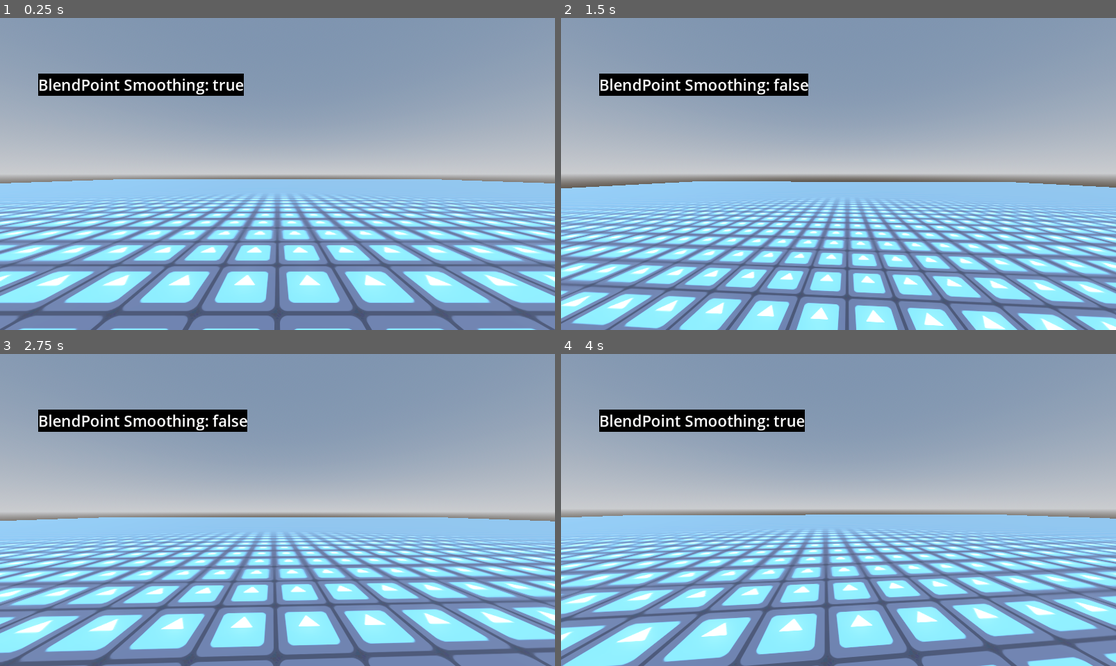
Above: before the commit, frames 1-4 (two rows, left to right).
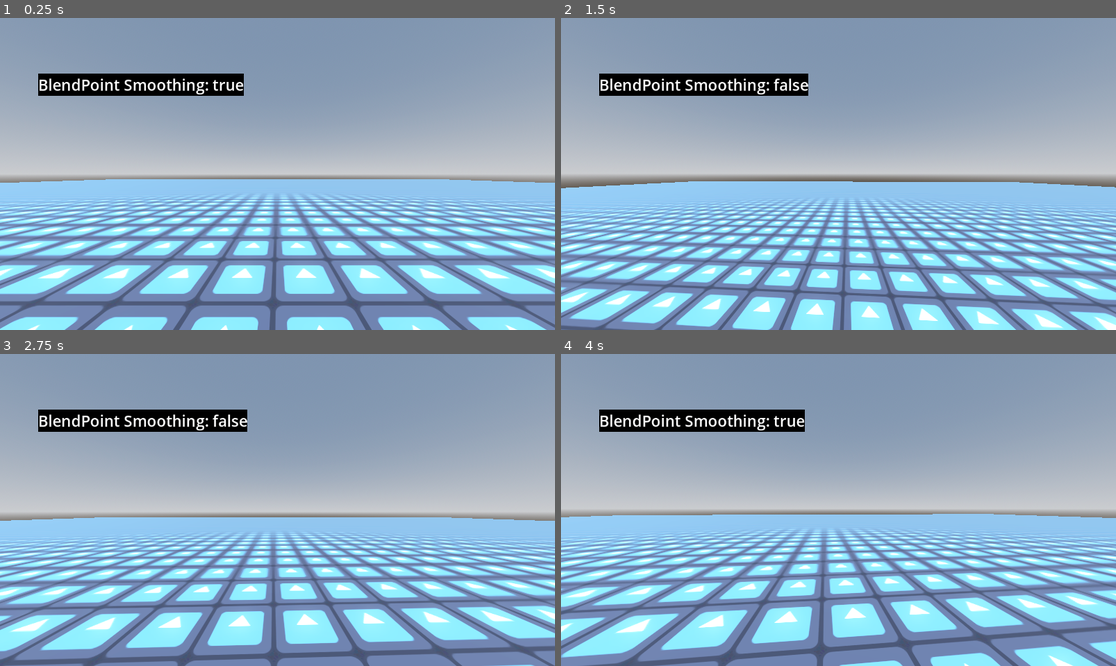
Above: after the commit, the same moments.

Repository: ZeEndy/BlendSpace-BlendPoint-Smoothing-Demo
Game: Godot game, scene res://Level.tscn
The game is run twice, just before and just after one commit, with the same random seed, the same clock (stepped at 60 frames per second) and the same inputs. The engine's default icon, where the game draws it, is replaced by a stand-in: a white triangle on a blue panel in a dark square.
Inputs (mouse positions are in pixels of both pictures, inside the frame that each line leads up to):
- Up to frame 1 (0.25 s): no input
- Up to frame 2 (1.5 s): tap Enter (ui_accept) at 0.5, 0.77 s; move the mouse to (866, 174) at 0.52 s; hold F (SLOWMO) 0.53-1.28 s; hold W (UP) from 0.53 s (still down); move the mouse to (810, 174) at 1.27 s; tap Tab (SWITCHMODE) at 1.35 s
- Up to frame 3 (2.75 s): keep holding W (UP); tap Enter (ui_accept) at 1.52 s; move the mouse to (288, 503) at 2.02 s; hold Shift (WALK) from 2.03 s (still down)
- Up to frame 4 (4 s): keep holding W (UP); move the mouse to (832, 516) at 2.77 s; release Shift (WALK) at 2.78 s; tap F (SLOWMO) at 2.85 s; tap Enter (ui_accept) at 3.02, 3.77 s; move the mouse to (877, 513) at 3.52 s; tap Tab (SWITCHMODE) at 3.6 s

The runs differ from the first frame. In frame 1, 28% of the frame differs, in the area x 0-100%, y 51-100%; in frame 2, 24%; in frame 3, 16%; in frame 4, 28%.
Error after the commit: Invalid assignment of property or key 'use_velocity_limit' with value of type 'bool' on a base object of type 'AnimationNodeBlendSpace2D'. (res://AnimTree.gd:2…

Commit message:
I hate this editor with a passion. UI/UX nightmare

Diff:
--- a/AnimTree.gd
+++ b/AnimTree.gd
@@ -6,29 +6,38 @@
 @onready var BlendSpace : AnimationNodeBlendSpace2D = tree_root.get_node("GroundedMovement")
 @onready var SmoothingText : Label = get_node("Control/Label")
 
-#func _ready() -> void:
-	#print(get_property_list())
+var AnimFPS=25.0
+var IntCounter=0.0
+var speed_scale = 1.0
+
 
 func _process(delta: float) -> void:
 	var XZSpeed=Vector2(Player.velocity.x,-Player.velocity.z).rotated(-Player.Body.global_rotation.y)
 
+	if callback_mode_process==ANIMATION_CALLBACK_MODE_PROCESS_MANUAL:
+		IntCounter+=delta
+		if IntCounter>1.0/AnimFPS:
+			call_deferred("advance",IntCounter)
+			IntCounter=0.0
 
-	var TargetSpeedScale=0.01
 
 	if Input.is_action_just_pressed("SWITCHMODE"):
 		SmoothingMode=!SmoothingMode
 	SmoothingText.text = "BlendPoint Smoothing: "+str(SmoothingMode)
-	#if SmoothingMode:
-		#BlendSpace.velocity_limit=2.5
-	#else:
-		#BlendSpace.velocity_limit=0.0
+	if SmoothingMode:
+		BlendSpace.use_velocity_limit=true
+	else:
+		BlendSpace.use_velocity_limit=false
 	self["parameters/GroundedMovement/blend_position"]=ExpDecay(self["parameters/GroundedMovement/blend_position"],XZSpeed/Player.WALK_SPEED,20,delta)
 
-	if RootSpeed>0.0 && self["parameters/SpeedScale/scale"] > 0: # check if really needs to be applied
-		TargetSpeedScale = max(XZSpeed.length(),0.01)/max(RootSpeed,0.01)#get the difference
-	self["parameters/SpeedScale/scale"] = lerp(self["parameters/SpeedScale/scale"],TargetSpeedScale,Engine.get_physics_interpolation_fraction()) # interpolate to compensate for physics tik rate
-	if self["parameters/SpeedScale/scale"]==NAN || self["parameters/SpeedScale/scale"]==INF: # incase it some how devides by zero even if it shouldn't
-		self["parameters/SpeedScale/scale"] = 1.0
+
+	var TargetSpeedScale=0.01
+	TargetSpeedScale = max(XZSpeed.length(),0.01)/max(RootSpeed,0.01)#get the difference
+	speed_scale = lerp(speed_scale,TargetSpeedScale,Engine.get_physics_interpolation_fraction()) # interpolate to compensate for physics tik rate
+	if speed_scale==NAN || speed_scale==INF: # incase it some how devides by zero even if it shouldn't
+		speed_scale = 1.0
+	for i in 11:
+		self["parameters/GroundedMovement/"+str(i+1)+"/TimeScale/scale"]=speed_scale
 
 static func ExpDecay(a,b,decay : float,dt : float):
 	if typeof(a)==TYPE_BASIS:
--- a/Character.tscn
+++ b/Character.tscn
@@ -9,104 +9,219 @@
 radius = 0.35
 height = 1.75
 
-[sub_resource type="AnimationNodeAnimation" id="AnimationNodeAnimation_8tn2x"]
-animation = &"Jog Strafe Left"
-
-[sub_resource type="AnimationNodeAnimation" id="AnimationNodeAnimation_aq4fw"]
-animation = &"Jog Strafe Right"
-
-[sub_resource type="AnimationNodeAnimation" id="AnimationNodeAnimation_ivycn"]
-animation = &"Jog Forward Left"
-
-[sub_resource type="AnimationNodeAnimation" id="AnimationNodeAnimation_qs82m"]
-animation = &"Jog Backward Right"
-
-[sub_resource type="AnimationNodeAnimation" id="AnimationNodeAnimation_c4vo5"]
-animation = &"Jog Backward Left"
-
-[sub_resource type="AnimationNodeAnimation" id="AnimationNodeAnimation_q1uvj"]
-animation = &"Jog Forward"
-
 [sub_resource type="AnimationNodeAnimation" id="AnimationNodeAnimation_njov2"]
 animation = &"Stand Idle"
 
-[sub_resource type="AnimationNodeAnimation" id="AnimationNodeAnimation_2au82"]
+[sub_resource type="AnimationNodeAnimation" id="AnimationNodeAnimation_0var5"]
+animation = &"Jog Forward Right"
+
+[sub_resource type="AnimationNodeTimeScale" id="AnimationNodeTimeScale_36d8b"]
+
+[sub_resource type="AnimationNodeBlendTree" id="AnimationNodeBlendTree_rbaxm"]
+graph_offset = Vector2(-337, 104)
+nodes/TimeScale/node = SubResource("AnimationNodeTimeScale_36d8b")
+nodes/TimeScale/position = Vector2(100, 180)
+nodes/Animation/node = SubResource("AnimationNodeAnimation_0var5")
+nodes/Animation/position = Vector2(-121, 210)
+node_connections = [&"output", 0, &"TimeScale", &"TimeScale", 0, &"Animation"]
+
+[sub_resource type="AnimationNodeAnimation" id="AnimationNodeAnimation_cxxw8"]
+animation = &"Walk Right"
+
+[sub_resource type="AnimationNodeTimeScale" id="AnimationNodeTimeScale_e24yd"]
+
+[sub_resource type="AnimationNodeBlendTree" id="AnimationNodeBlendTree_5gddd"]
+graph_offset = Vector2(-573, 82)
+nodes/TimeScale/node = SubResource("AnimationNodeTimeScale_e24yd")
+nodes/TimeScale/position = Vector2(120, 140)
+nodes/Animation/node = SubResource("AnimationNodeAnimation_cxxw8")
+nodes/Animation/position = Vector2(-80, 140)
+node_connections = [&"output", 0, &"TimeScale", &"TimeScale", 0, &"Animation"]
+
+[sub_resource type="AnimationNodeAnimation" id="AnimationNodeAnimation_o6gdn"]
+animation = &"Walk Forward"
+
+[sub_resource type="AnimationNodeTimeScale" id="AnimationNodeTimeScale_kx406"]
+
+[sub_resource type="AnimationNodeBlendTree" id="AnimationNodeBlendTree_b014i"]
+graph_offset = Vector2(-339, 53)
+nodes/TimeScale/node = SubResource("AnimationNodeTimeScale_kx406")
+nodes/TimeScale/position = Vector2(100, 140)
+nodes/Animation/node = SubResource("AnimationNodeAnimation_o6gdn")
+nodes/Animation/position = Vector2(-80, 140)
+node_connections = [&"output", 0, &"TimeScale", &"TimeScale", 0, &"Animation"]
+
+[sub_resource type="AnimationNodeAnimation" id="AnimationNodeAnimation_kxv2x"]
+animation = &"Walk Backward"
+
+[sub_resource type="AnimationNodeTimeScale" id="AnimationNodeTimeScale_k17t1"]
+
+[sub_resource type="AnimationNodeBlendTree" id="AnimationNodeBlendTree_0var5"]
+graph_offset = Vector2(-385, 106)
+nodes/TimeScale/node = SubResource("AnimationNodeTimeScale_k17t1")
+nodes/TimeScale/position = Vector2(132, 163)
+nodes/Animation/node = SubResource("AnimationNodeAnimation_kxv2x")
+nodes/Animation/position = Vector2(-60, 180)
+node_connections = [&"output", 0, &"TimeScale", &"TimeScale", 0, &"Animation"]
+
+[sub_resource type="AnimationNodeAnimation" id="AnimationNodeAnimation_i2jby"]
+animation = &"Jog Forward"
+
+[sub_resource type="AnimationNodeTimeScale" id="AnimationNodeTimeScale_i8md4"]
+
+[sub_resource type="AnimationNodeBlendTree" id="AnimationNodeBlendTree_7lurk"]
+graph_offset = Vector2(-311, 104)
+nodes/TimeScale/node = SubResource("AnimationNodeTimeScale_i8md4")
+nodes/TimeScale/position = Vector2(140, 140)
+nodes/Animation/node = SubResource("AnimationNodeAnimation_i2jby")
+nodes/Animation/position = Vector2(-40, 180)
+node_connections = [&"output", 0, &"TimeScale", &"TimeScale", 0, &"Animation"]
+
+[sub_resource type="AnimationNodeAnimation" id="AnimationNodeAnimation_bhy7r"]
+animation = &"Jog Forward Left"
+
+[sub_resource type="AnimationNodeTimeScale" id="AnimationNodeTimeScale_e3mem"]
+
+[sub_resource type="AnimationNodeBlendTree" id="AnimationNodeBlendTree_rcm65"]
+graph_offset = Vector2(-315, 29)
+nodes/TimeScale/node = SubResource("AnimationNodeTimeScale_e3mem")
+nodes/TimeScale/position = Vector2(120, 140)
+nodes/Animation/node = SubResource("AnimationNodeAnimation_bhy7r")
+nodes/Animation/position = Vector2(-140, 140)
+node_connections = [&"output", 0, &"TimeScale", &"TimeScale", 0, &"Animation"]
+
+[sub_resource type="AnimationNodeAnimation" id="AnimationNodeAnimation_mj5a2"]
+animation = &"Jog Strafe Right"
+
+[sub_resource type="AnimationNodeTimeScale" id="AnimationNodeTimeScale_iu5xb"]
+
+[sub_resource type="AnimationNodeBlendTree" id="AnimationNodeBlendTree_jfs23"]
+graph_offset = Vector2(-216, 51)
+nodes/TimeScale/node = SubResource("AnimationNodeTimeScale_iu5xb")
+nodes/TimeScale/position = Vector2(140, 140)
+nodes/Animation/node = SubResource("AnimationNodeAnimation_mj5a2")
+nodes/Animation/position = Vector2(-80, 160)
+node_connections = [&"output", 0, &"TimeScale", &"TimeScale", 0, &"Animation"]
+
+[sub_resource type="AnimationNodeAnimation" id="AnimationNodeAnimation_gh722"]
+animation = &"Jog Backward Right"
+
+[sub_resource type="AnimationNodeTimeScale" id="AnimationNodeTimeScale_k301r"]
+
+[sub_resource type="AnimationNodeBlendTree" id="AnimationNodeBlendTree_8wbt7"]
+graph_offset = Vector2(-401, 47)
+nodes/TimeScale/node = SubResource("AnimationNodeTimeScale_k301r")
+nodes/TimeScale/position = Vector2(120, 140)
+nodes/Animation/node = SubResource("AnimationNodeAnimation_gh722")
+nodes/Animation/position = Vector2(-100, 140)
+node_connections = [&"output", 0, &"TimeScale", &"TimeScale", 0, &"Animation"]
+
+[sub_resource type="AnimationNodeAnimation" id="AnimationNodeAnimation_jh1n3"]
 animation = &"Jog Backward"
 
-[sub_resource type="AnimationNodeAnimation" id="AnimationNodeAnimation_vwb7u"]
+[sub_resource type="AnimationNodeTimeScale" id="AnimationNodeTimeScale_ek3kl"]
+
+[sub_resource type="AnimationNodeBlendTree" id="AnimationNodeBlendTree_gw0m8"]
+graph_offset = Vector2(-359, -9)
+nodes/TimeScale/node = SubResource("AnimationNodeTimeScale_ek3kl")
+nodes/TimeScale/position = Vector2(120, 120)
+nodes/Animation/node = SubResource("AnimationNodeAnimation_jh1n3")
+nodes/Animation/position = Vector2(-100, 140)
+node_connections = [&"output", 0, &"TimeScale", &"TimeScale", 0, &"Animation"]
+
+[sub_resource type="AnimationNodeAnimation" id="AnimationNodeAnimation_atbvg"]
+animation = &"Jog Backward Left"
+
+[sub_resource type="AnimationNodeTimeScale" id="AnimationNodeTimeScale_cxxw8"]
+
+[sub_resource type="AnimationNodeBlendTree" id="AnimationNodeBlendTree_e24yd"]
+graph_offset = Vector2(-498, 24)
+nodes/TimeScale/node = SubResource("AnimationNodeTimeScale_cxxw8")
+nodes/TimeScale/position = Vector2(100, 160)
+nodes/Animation/node = SubResource("AnimationNodeAnimation_atbvg")
+nodes/Animation/position = Vector2(-120, 160)
+node_connections = [&"output", 0, &"TimeScale", &"TimeScale", 0, &"Animation"]
+
+[sub_resource type="AnimationNodeAnimation" id="AnimationNodeAnimation_5gddd"]
+animation = &"Jog Strafe Left"
+
+[sub_resource type="AnimationNodeTimeScale" id="AnimationNodeTimeScale_o6gdn"]
+
+[sub_resource type="AnimationNodeBlendTree" id="AnimationNodeBlendTree_kx406"]
+graph_offset = Vector2(-326, 18)
+nodes/TimeScale/node = SubResource("AnimationNodeTimeScale_o6gdn")
+nodes/TimeScale/position = Vector2(105.149, 153.065)
+nodes/Animation/node = SubResource("AnimationNodeAnimation_5gddd")
+nodes/Animation/position = Vector2(-100, 180)
+node_connections = [&"output", 0, &"TimeScale", &"TimeScale", 0, &"Animation"]
+
+[sub_resource type="AnimationNodeAnimation" id="AnimationNodeAnimation_b014i"]
 animation = &"Walk Left"
 
-[sub_resource type="AnimationNodeAnimation" id="AnimationNodeAnimation_cqdos"]
-animation = &"Walk Right"
-
-[sub_resource type="AnimationNodeAnimation" id="AnimationNodeAnimation_r6p7k"]
-animation = &"Walk Backward"
-
-[sub_resource type="AnimationNodeAnimation" id="AnimationNodeAnimation_rc7cs"]
-animation = &"Walk Forward"
-
-[sub_resource type="AnimationNodeAnimation" id="AnimationNodeAnimation_d1b21"]
-animation = &"Jog Forward Right"
+[sub_resource type="AnimationNodeTimeScale" id="AnimationNodeTimeScale_kxv2x"]
+
+[sub_resource type="AnimationNodeBlendTree" id="AnimationNodeBlendTree_k17t1"]
+graph_offset = Vector2(-138, 1)
+nodes/TimeScale/node = SubResource("AnimationNodeTimeScale_kxv2x")
+nodes/TimeScale/position = Vector2(120, 120)
+nodes/Animation/node = SubResource("AnimationNodeAnimation_b014i")
+nodes/Animation/position = Vector2(-80, 120)
+node_connections = [&"output", 0, &"TimeScale", &"TimeScale", 0, &"Animation"]
 
 [sub_resource type="AnimationNodeBlendSpace2D" id="AnimationNodeBlendSpace2D_qs82m"]
-blend_point_0/node = SubResource("AnimationNodeAnimation_8tn2x")
-blend_point_0/pos = Vector2(-2, 0)
-blend_point_0/fade = 0.0
-blend_point_1/node = SubResource("AnimationNodeAnimation_aq4fw")
-blend_point_1/pos = Vector2(2, 0)
+blend_point_0/node = SubResource("AnimationNodeAnimation_njov2")
+blend_point_0/pos = Vector2(0, 0)
+blend_point_0/fade = 10.0
+blend_point_1/node = SubResource("AnimationNodeBlendTree_rbaxm")
+blend_point_1/pos = Vector2(-1.4, 1.4)
 blend_point_1/fade = 0.0
-blend_point_2/node = SubResource("AnimationNodeAnimation_q1uvj")
+blend_point_2/node = SubResource("AnimationNodeBlendTree_7lurk")
 blend_point_2/pos = Vector2(0, 2)
 blend_point_2/fade = 0.0
-blend_point_3/node = SubResource("AnimationNodeAnimation_njov2")
-blend_point_3/pos = Vector2(0, 0)
-blend_point_3/fade = 5.0
-blend_point_4/node = SubResource("AnimationNodeAnimation_2au82")
-blend_point_4/pos = Vector2(0, -2)
+blend_point_3/node = SubResource("AnimationNodeBlendTree_rcm65")
+blend_point_3/pos = Vector2(1.4, 1.4)
+blend_point_3/fade = 0.0
+blend_point_4/node = SubResource("AnimationNodeBlendTree_jfs23")
+blend_point_4/pos = Vector2(2, 0)
 blend_point_4/fade = 0.0
-blend_point_5/node = SubResource("AnimationNodeAnimation_vwb7u")
-blend_point_5/pos = Vector2(-1, 0)
+blend_point_5/node = SubResource("AnimationNodeBlendTree_8wbt7")
+blend_point_5/pos = Vector2(1.4, -1.4)
 blend_point_5/fade = 0.0
-blend_point_6/node = SubResource("AnimationNodeAnimation_cqdos")
-blend_point_6/pos = Vector2(1, 0)
+blend_point_6/node = SubResource("AnimationNodeBlendTree_gw0m8")
+blend_point_6/pos = Vector2(0, -2)
 blend_point_6/fade = 0.0
-blend_point_7/node = SubResource("AnimationNodeAnimation_r6p7k")
-blend_point_7/pos = Vector2(0, -1)
+blend_point_7/node = SubResource("AnimationNodeBlendTree_e24yd")
+blend_point_7/pos = Vector2(-1.4, -1.4)
 blend_point_7/fade = 0.0
-blend_point_8/node = SubResource("AnimationNodeAnimation_rc7cs")
-blend_point_8/pos = Vector2(0, 1)
+blend_point_8/node = SubResource("AnimationNodeBlendTree_kx406")
+blend_point_8/pos = Vector2(-2, 0)
 blend_point_8/fade = 0.0
-blend_point_9/node = SubResource("AnimationNodeAnimation_d1b21")
-blend_point_9/pos = Vector2(-1.4, 1.4)
+blend_point_9/node = SubResource("AnimationNodeBlendTree_k17t1")
+blend_point_9/pos = Vector2(-1, 0)
 blend_point_9/fade = 0.0
-blend_point_10/node = SubResource("AnimationNodeAnimation_ivycn")
-blend_point_10/pos = Vector2(1.4, 1.4)
+blend_point_10/node = SubResource("AnimationNodeBlendTree_5gddd")
+blend_point_10/pos = Vector2(1, 0)
 blend_point_10/fade = 0.0
-blend_point_11/node = SubResource("AnimationNodeAnimation_qs82m")
-blend_point_11/pos = Vector2(1.4, -1.4)
+blend_point_11/node = SubResource("AnimationNodeBlendTree_b014i")
+blend_point_11/pos = Vector2(0, 1)
 blend_point_11/fade = 0.0
-blend_point_12/node = SubResource("AnimationNodeAnimation_c4vo5")
-blend_point_12/pos = Vector2(-1.4, -1.4)
+blend_point_12/node = SubResource("AnimationNodeBlendTree_0var5")
+blend_point_12/pos = Vector2(0, -1)
 blend_point_12/fade = 0.0
 min_space = Vector2(-2, -2)
 max_space = Vector2(2, 2)
 snap = Vector2(1, 1)
 sync = true
 use_velocity_limit = true
-velocity_limit = 2.5
-override_delta = true
+velocity_limit = 5.0
 velocity_limit_ease = 0.5
 
-[sub_resource type="AnimationNodeTimeScale" id="AnimationNodeTimeScale_ilduj"]
-
 [sub_resource type="AnimationNodeBlendTree" id="AnimationNodeBlendTree_c4vo5"]
-graph_offset = Vector2(-998, 153)
+graph_offset = Vector2(-544, 67)
 nodes/output/position = Vector2(400, 140)
 nodes/GroundedMovement/node = SubResource("AnimationNodeBlendSpace2D_qs82m")
 nodes/GroundedMovement/position = Vector2(-400, 140)
-nodes/SpeedScale/node = SubResource("AnimationNodeTimeScale_ilduj")
-nodes/SpeedScale/position = Vector2(-160, 180)
-node_connections = [&"output", 0, &"SpeedScale", &"SpeedScale", 0, &"GroundedMovement"]
+node_connections = [&"output", 0, &"GroundedMovement"]
 
 [sub_resource type="StyleBoxFlat" id="StyleBoxFlat_atbvg"]
 bg_color = Color(0, 0, 0, 1)
@@ -124,8 +239,19 @@
 root_motion_local = false
 tree_root = SubResource("AnimationNodeBlendTree_c4vo5")
 anim_player = NodePath("../test mixamo anims/AnimationPlayer")
-parameters/GroundedMovement/blend_position = Vector2(0.00445437, 0.0233464)
-parameters/SpeedScale/scale = 1.0
+parameters/GroundedMovement/blend_position = Vector2(-0.99239, 0.251366)
+parameters/GroundedMovement/1/TimeScale/scale = 1.0
+parameters/GroundedMovement/2/TimeScale/scale = 1.0
+parameters/GroundedMovement/3/TimeScale/scale = 1.0
+parameters/GroundedMovement/4/TimeScale/scale = 1.0
+parameters/GroundedMovement/5/TimeScale/scale = 1.0
+parameters/GroundedMovement/6/TimeScale/scale = 1.0
+parameters/GroundedMovement/7/TimeScale/scale = 1.0
+parameters/GroundedMovement/8/TimeScale/scale = 1.0
+parameters/GroundedMovement/9/TimeScale/scale = 1.0
+parameters/GroundedMovement/10/TimeScale/scale = 1.0
+parameters/GroundedMovement/11/TimeScale/scale = 1.0
+parameters/GroundedMovement/12/TimeScale/scale = 1.0
 script = ExtResource("2_atbvg")
 RootSpeed = 1.0
 
@@ -172,7 +298,7 @@
 accessibility_described_by_nodes = Array[NodePath]([])
 accessibility_labeled_by_nodes = Array[NodePath]([])
 accessibility_flow_to_nodes = Array[NodePath]([])
-transform = Transform3D(0.999971, 0.00521793, -0.00557008, -0.00514377, 0.999899, 0.0132457, 0.00563862, -0.0132167, 0.999897, -0.0102582, 1.54247, 0.018865)
+transform = Transform3D(0.997848, -0.0278886, 0.0593491, 0.0255744, 0.998896, 0.0394014, -0.0603825, -0.0377988, 0.997459, 0.0549933, 1.51011, 0.0809883)
 rotation_edit_mode = 0
 rotation_order = 2
 top_level = false
@@ -184,7 +310,7 @@
 Head = Vector3(1.571, 0, 0)
 
 [node name="CameraCurrent" type="Camera3D" parent="test mixamo anims/Armature/GeneralSkeleton/HeadRotater"]
-transform = Transform3D(0.999971, -0.00514492, 0.0056375, 0.00521792, 0.999902, -0.0130131, -0.00556998, 0.0130421, 0.9999, 0.013, 0.152, -0.119)
+transform = Transform3D(0.997848, 0.0255867, -0.0603774, -0.0278886, 0.998904, -0.0375953, 0.0593492, 0.0391983, 0.997467, 0.013, 0.152, -0.119)
 current = true
 fov = 90.0
 
@@ -192,7 +318,7 @@
 transform = Transform3D(1, 0, 0, 0, 1, 0, 0, 0, 1, -9.96604e-05, 0.128531, -0.129479)
 
 [node name="LookPoint" type="Marker3D" parent="test mixamo anims/Armature/GeneralSkeleton/HeadRotater"]
-transform = Transform3D(1.08494, -3.34227e-06, 7.68742e-05, 8.42861e-07, 1.08421, -0.000193983, 0.000110349, 0.000303708, 1.06297, -0.06765, 0.156157, -11.9988)
+transform = Transform3D(1.08647, -8.05594e-08, 7.4923e-05, 1.83703e-07, 1.08838, -0.00024043, 9.8303e-05, 0.000285979, 1.06672, 0.724528, 0.451144, -11.9696)
 
 [node name="AnimationPlayer" parent="test mixamo anims" index="1"]
 root_motion_track = NodePath("%GeneralSkeleton:Root")
Not shown: 1 places in Character.tscn that only renumber resources
